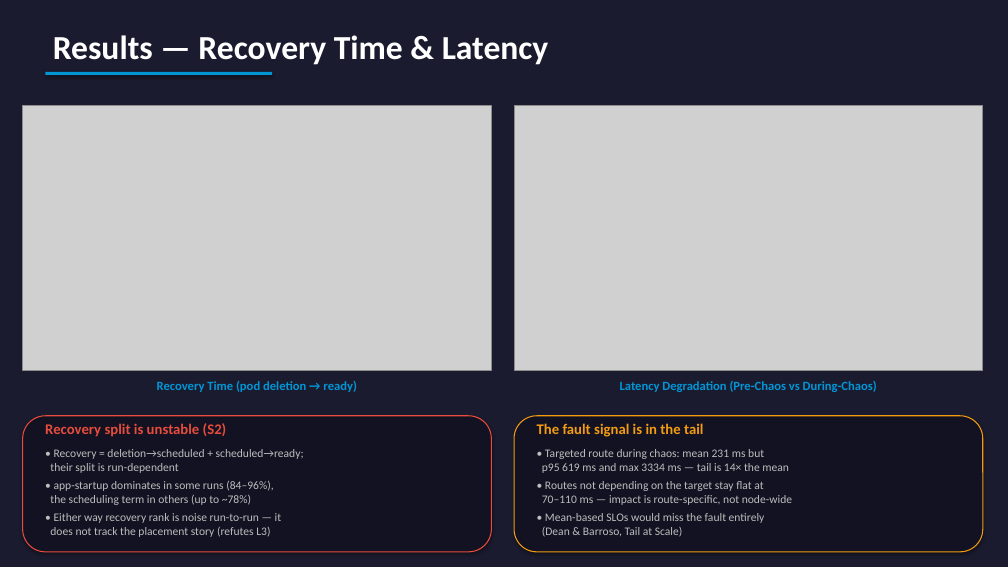
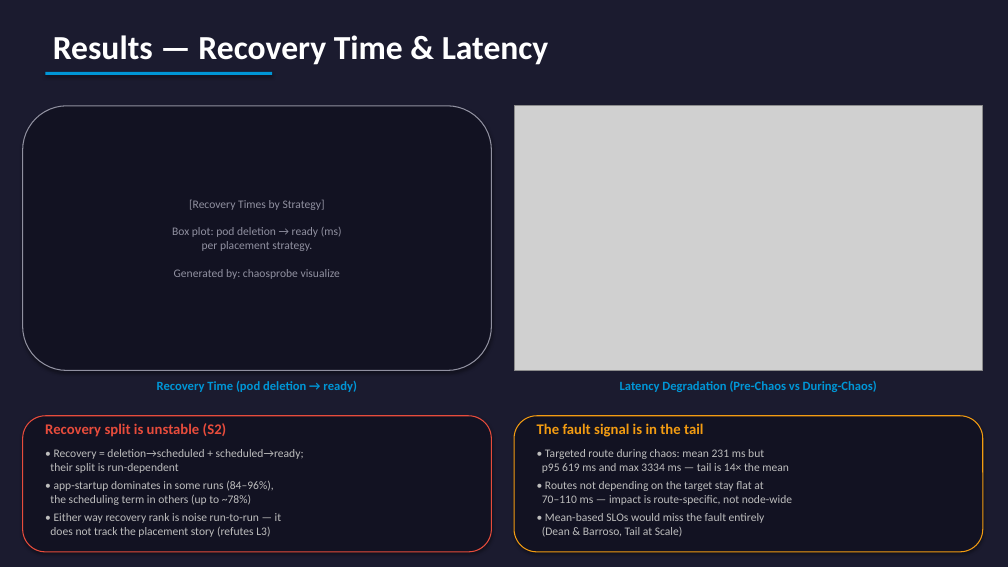
Before and after one commit to yhu02/uva-msc-thesis, a slide deck: slide 10 of ChaosProbe_Presentation.pptx. Drawn at 1008x567 pixels with LibreOffice and Linux fonts; fonts in the diff are those of the drawing; grey boxes stand for pictures. Boxes give left, top, right and bottom in pixels: in the first picture for what was removed or moved away, otherwise in the second. Text is boxed around its words. In the diff, an @@ line names an element or a change of style, - is before the commit and + after.

```diff
--- a/ChaosProbe_Presentation.pptx
+++ b/ChaosProbe_Presentation.pptx
@@ picture removed at [23,106,492,371] @@
@@ rounded rectangle added at [23,106,492,371], fill #121222, outline #9090A0 1 pt, 11 pt, text #9090A0 @@
+[Recovery Times by Strategy]
+Box plot: pod deletion → ready (ms)
+per placement strategy.
+Generated by: chaosprobe visualize
```
Also in this commit, not shown: 16 other files.
